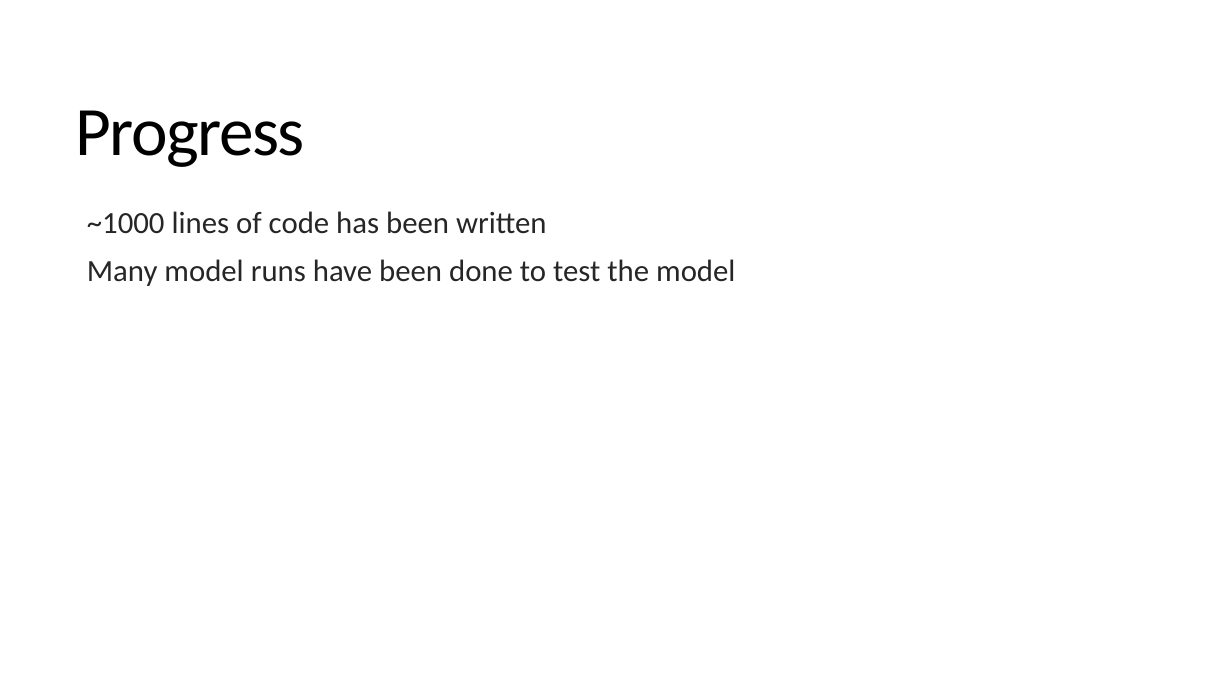
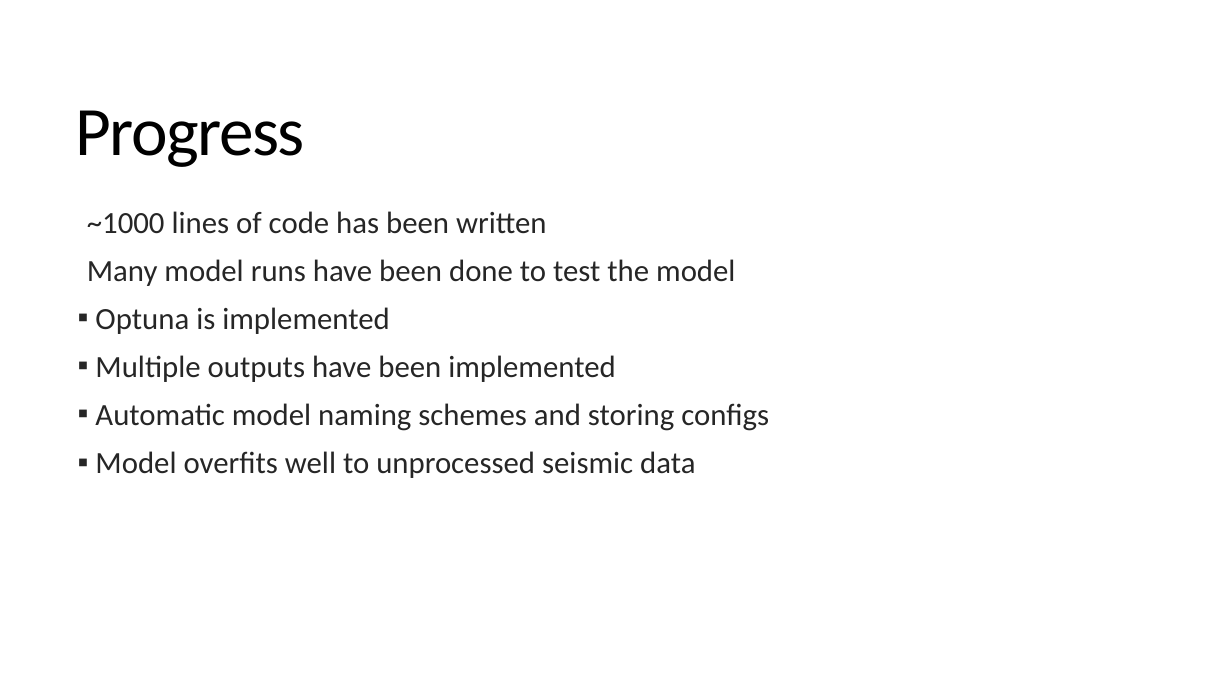
Before and after one commit to sjurmsc/MSC2023, a slide deck: slide 3 of Meeting Presentations/03.11.2022_General_meeting.pptx. Drawn at 1232x693 pixels with LibreOffice and Linux fonts; fonts in the diff are those of the drawing. Boxes give left, top, right and bottom in pixels: in the first picture for what was removed or moved away, otherwise in the second. Text is boxed around its words. In the diff, an @@ line names an element or a change of style, - is before the commit and + after.

```diff
--- a/Meeting Presentations/03.11.2022_General_meeting.pptx
+++ b/Meeting Presentations/03.11.2022_General_meeting.pptx
@@ text at (95, 307, 769, 478): paragraphs added @@
+▪ Optuna is implemented
+▪ Multiple outputs have been implemented
+▪ Automatic model naming schemes and storing configs
+▪ Model overfits well to unprocessed seismic data
```
Also in this commit, not shown: 1 other slide changed, 6 slides added, 1 other file.
